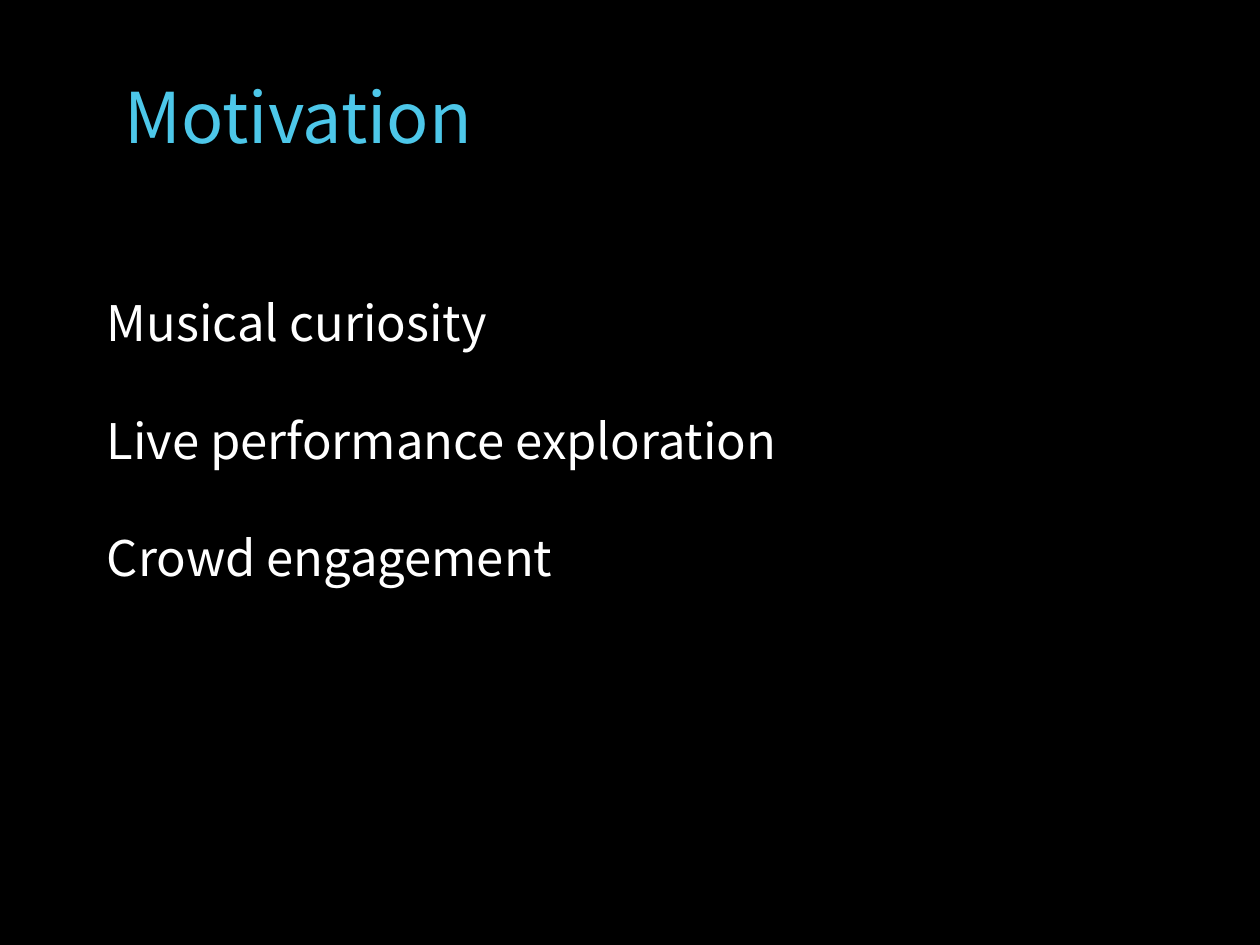
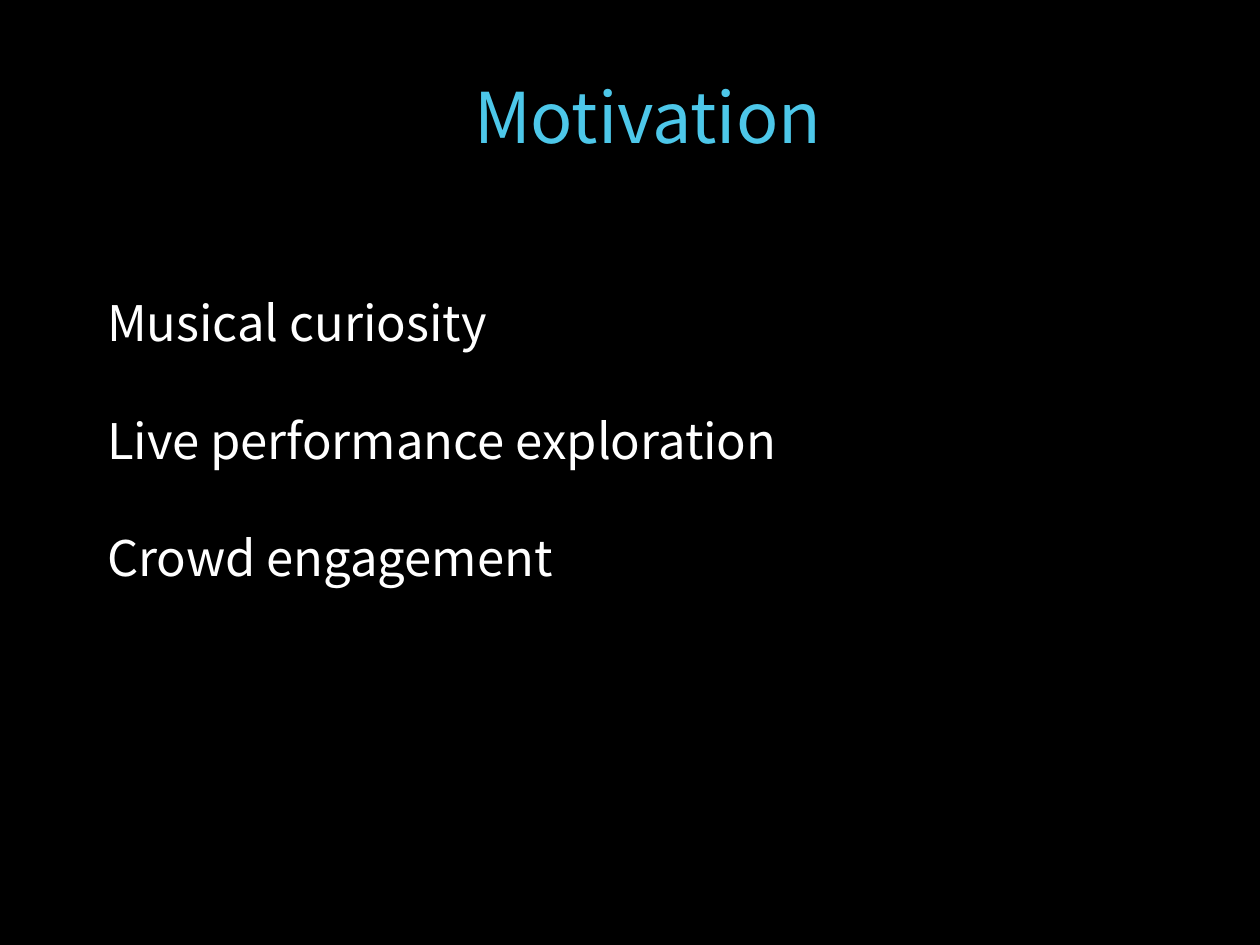
Before and after one commit to lucieb/MyoMusic, a slide deck: slide 3 of WAWT_Presentation/MyoMusicWeAreWearables.pptx. Drawn at 1260x945 pixels with LibreOffice and Linux fonts; fonts in the diff are those of the drawing; background and template pictures are left out. Boxes give left, top, right and bottom in pixels: in the first picture for what was removed or moved away, otherwise in the second. Text is boxed around its words. In the diff, an @@ line names an element or a change of style, - is before the commit and + after.

```diff
--- a/WAWT_Presentation/MyoMusicWeAreWearables.pptx
+++ b/WAWT_Presentation/MyoMusicWeAreWearables.pptx
@@ text "Motivation" at bbox=[474, 88, 821, 144]: alignment left to centre @@
```
Also in this commit, not shown: 4 other slides changed, 10 other files.
